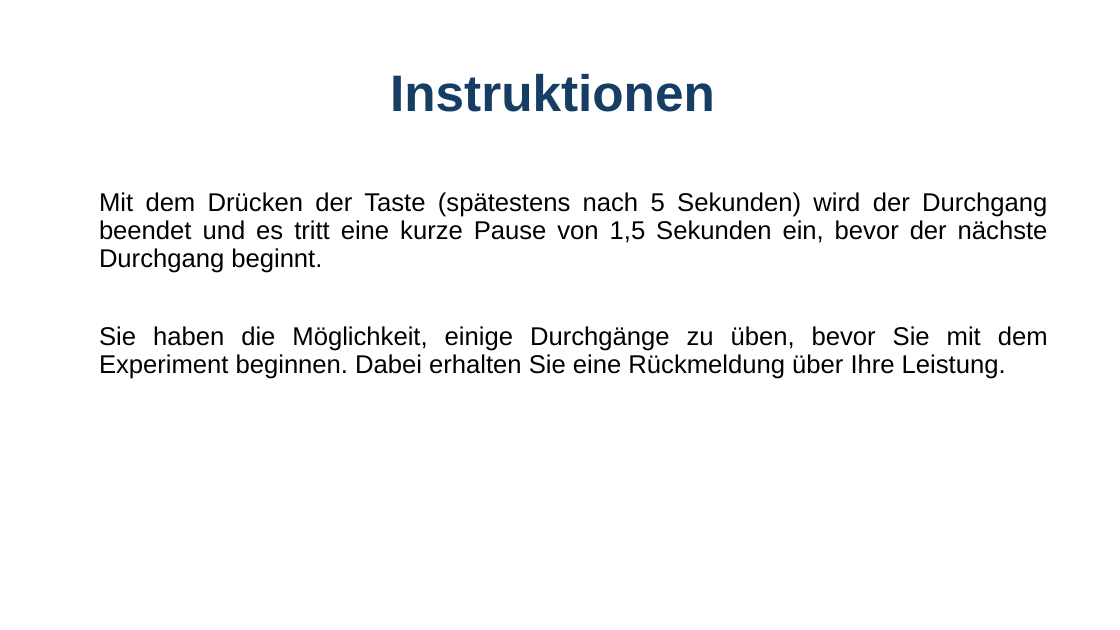
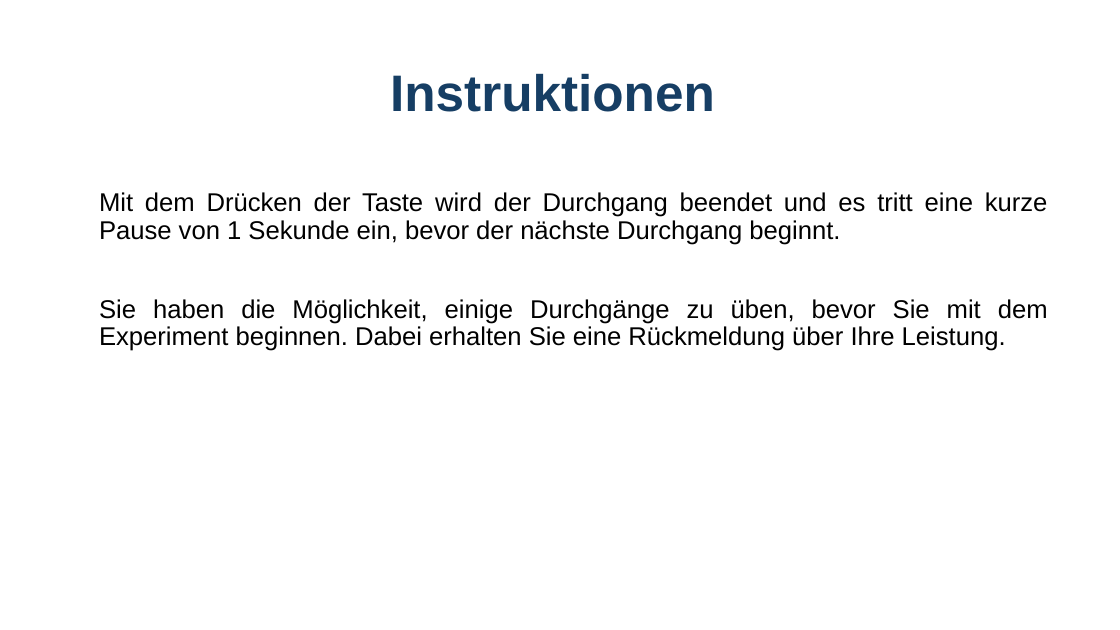
Before and after one commit to GidonFrischkorn/Ambizione-IndividualDifferencesStudy, a slide deck: slide 3 of tasks/attention-control-squared/assets/instructions_digitBOX.pptx. Drawn at 1120x630 pixels with LibreOffice and Linux fonts; fonts in the diff are those of the drawing. Boxes give left, top, right and bottom in pixels: in the first picture for what was removed or moved away, otherwise in the second. Text is boxed around its words. In the diff, an @@ line names an element or a change of style, - is before the commit and + after.

```diff
--- a/tasks/attention-control-squared/assets/instructions_digitBOX.pptx
+++ b/tasks/attention-control-squared/assets/instructions_digitBOX.pptx
@@ text at box(99, 192, 1048, 245): text changed @@
-Mit dem Drücken der Taste (spätestens nach 5 Sekunden) wird der Durchgang beendet und es tritt eine kurze Pause von 1,5 Sekunden ein, bevor der nächste Durchgang beginnt.
+Mit dem Drücken der Taste wird der Durchgang beendet und es tritt eine kurze Pause von 1 Sekunde ein, bevor der nächste Durchgang beginnt.
```
Also in this commit, not shown: 2 other slides changed, 14 other files.
